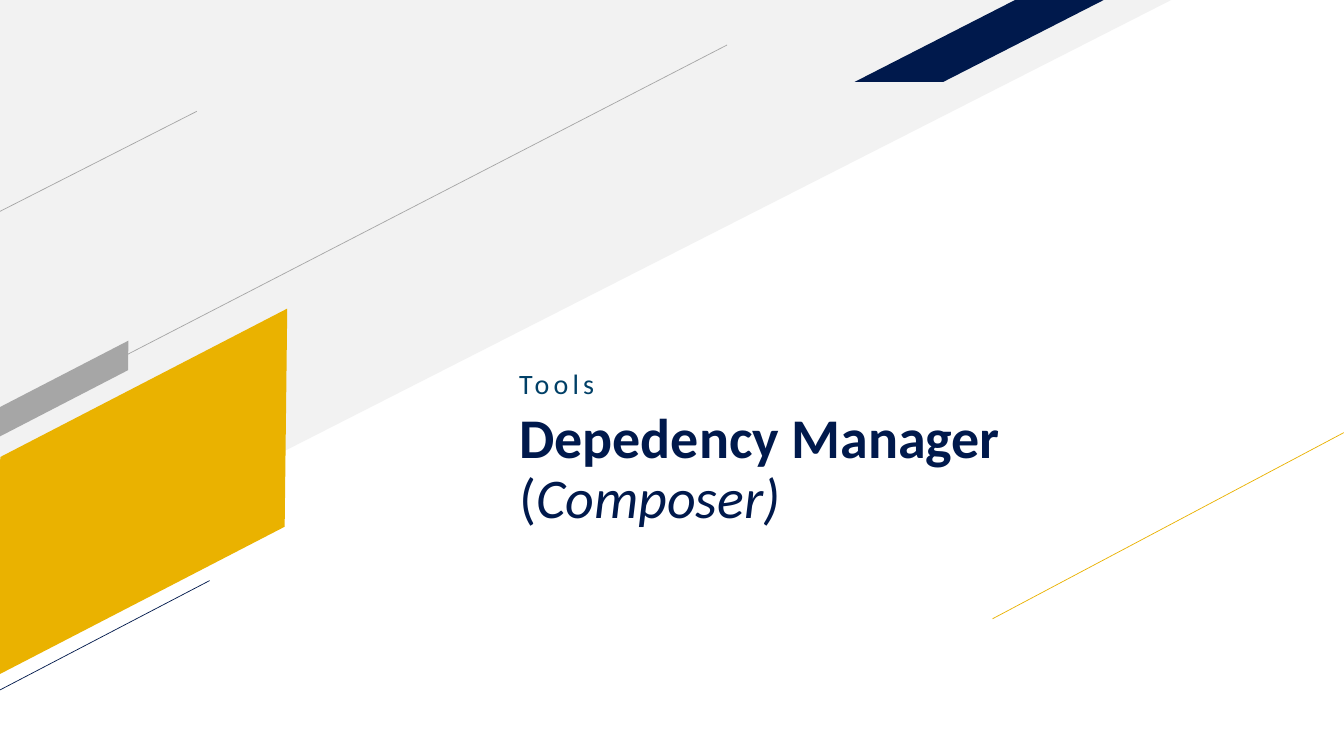
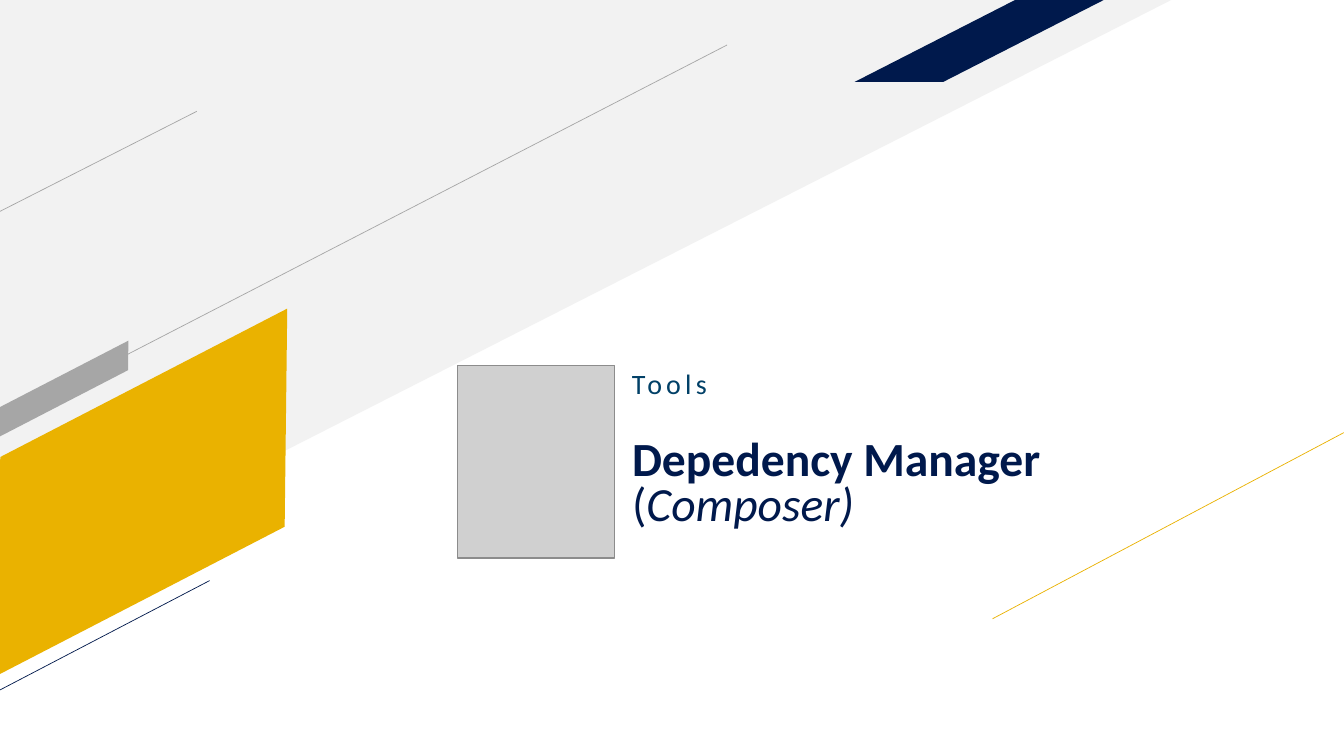
Before and after one commit to adityadees/Unsri-Mengajar-Laravel, a slide deck: slide 62 of Slide 1 - Introduction.pptx. Drawn at 1344x756 pixels with LibreOffice and Linux fonts; fonts in the diff are those of the drawing; grey boxes stand for pictures. Boxes give left, top, right and bottom in pixels: in the first picture for what was removed or moved away, otherwise in the second. Text is boxed around its words. In the diff, an @@ line names an element or a change of style, - is before the commit and + after.

```diff
--- a/Slide 1 - Introduction.pptx
+++ b/Slide 1 - Introduction.pptx
@@ picture added at [458, 365, 615, 559] @@
@@ text "Tools" rewrapped from [509, 365, 814, 411] to [622, 365, 1029, 411] @@
@@ text "Depedency Manager (Composer)": place and size @@
-text "Depedency Manager (Composer)" at [519, 418, 1000, 527]
+text "Depedency Manager (Composer)" at [632, 442, 1040, 529]
@@ text "Depedency Manager (Composer)" at [632, 442, 1040, 529]: size 40 to 34 pt; line spacing 0.9 to 0.8 @@
```
Also in this commit, not shown: 28 other slides changed, 2 slides added, 1 slide removed.
